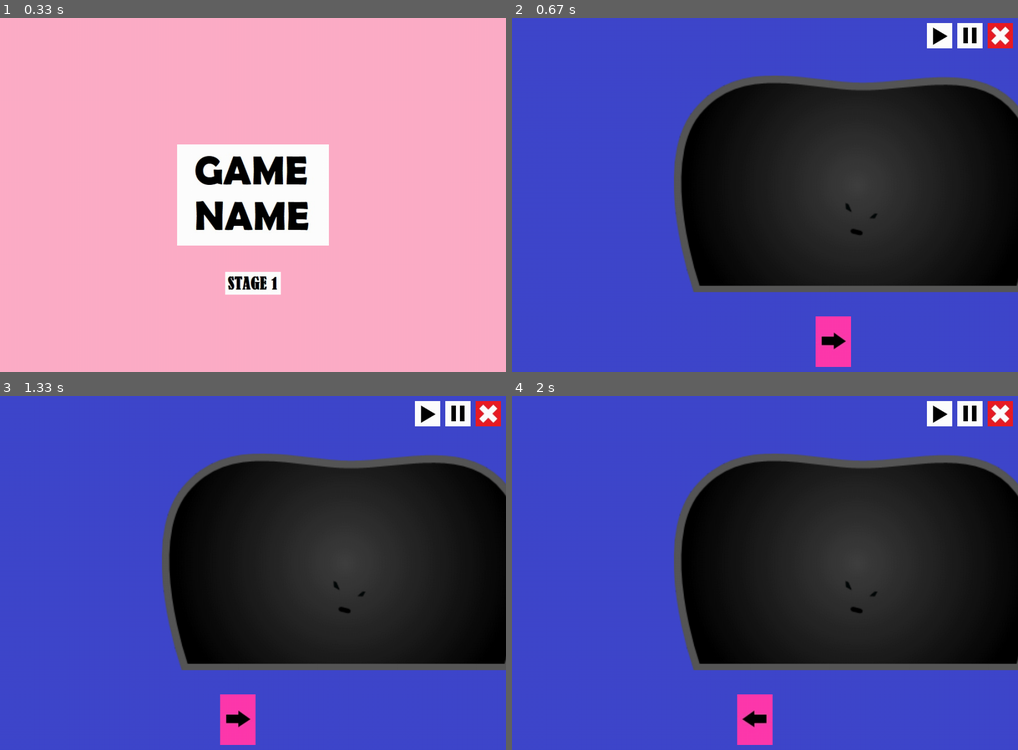
Above: before the commit, frames 1-4 (two rows, left to right).
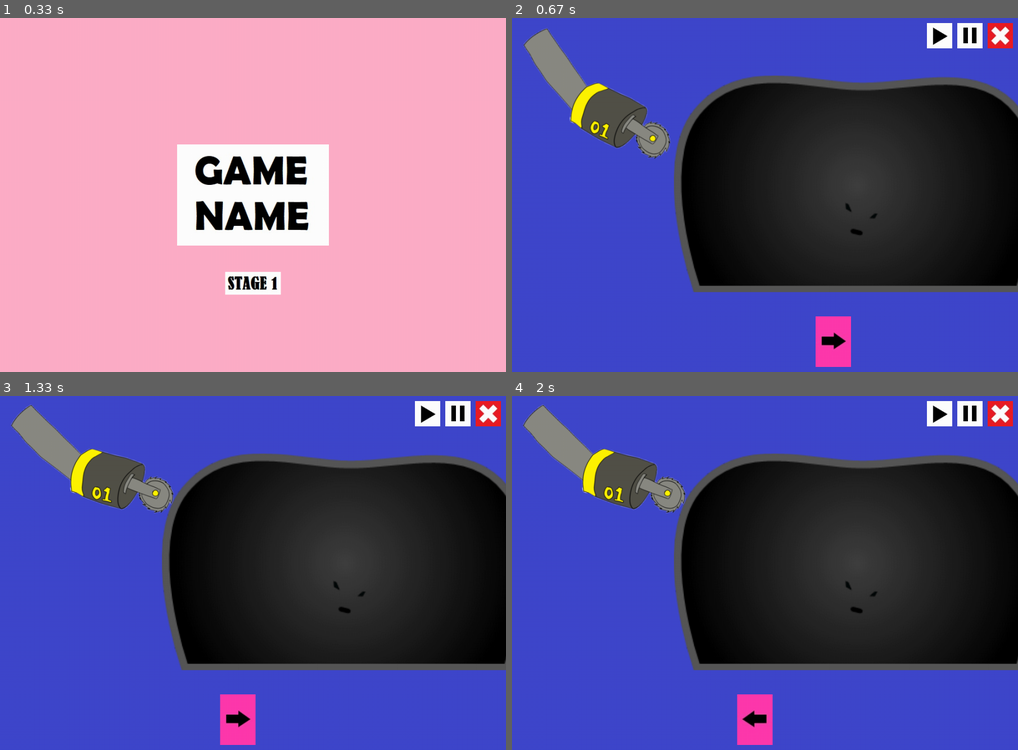
Above: after the commit, the same moments.

Repository: ss-hyun/Chilbo_pygame_pj
Game: pygame game, started from main.py
Same seed, same stepped clock (60 frames per second), same inputs: the game is played once before the commit and once after it.
Inputs (mouse positions are in pixels of both pictures, inside the frame that each line leads up to):
- Up to frame 1 (0.33 s): no input
- Up to frame 2 (0.67 s): click (765, 283) at 0.38 s
- Up to frame 3 (1.33 s): hold Right 0.67-1.13 s; hold Right from 1.17 s (still down)
- Up to frame 4 (2 s): release Right at 1.63 s; hold Left from 1.67 s (still down)

Frame 1 is identical in both runs. In frame 2, 3.6% of the frame differs, in the area x 2-32%, y 2-40%; in frame 3, 3.6%, in the area x 2-35%, y 2-34%; in frame 4, 3.6%.

Commit message:
Update image change form, for boss arm

Diff:
--- a/stage1.py
+++ b/stage1.py
@@ -33,10 +33,26 @@
 
 def boss_resize(ch):
     # image_boss = pygame.image.load("/image/exboss.svg")
-    l = len(ch.image)
-    for i in range(0, l):
-        # image
+    for i in range(0, ch.state_num):
+        # image resize
         ch.image[i] = pygame.transform.rotozoom(ch.image[i], 0, 2)
+        # size variable change
+
+def arm_move(ch, game):
+    ch.change_count += 1
+    if ch.change_count == ch.state_change_speed:
+        ch.change_count= 0
+        if ch.curr_state == 0: ch.change_direc = True
+        elif ch.curr_state == ch.state_num-1: ch.change_direc = False
+        ch.curr_state += 1 if ch.change_direc else -1
+
+def arm_trans(ch):
+    for i in range(0, ch.state_num):
+        ch.image[i] = pygame.transform.rotozoom(ch.image[i], 0, 0.5)
+
+def arm1_start(ch, game):
+    ch.pos = [ 0, 0 ]
+    ch.curr_state = 2
 
 def stage1(name, path, fps, speed):
     bg_image = pygame.image.load(path + "/image/stage1_background.jpg")
@@ -44,13 +60,14 @@
     # # name : character name
     # # relative path list : Characters have various states. Images of all possible conditions.
     # # function list : A function of all actions that can be done as a character, including initialization.
-    # #                 [move, positioning, attack] - if it doesn't exist -> None
+    # #                 [move, positioning, attack, image transform] - if it doesn't exist -> None
     # # group : There are user groups(0) and monster groups(1) in the game.
     ch_info_list = [ ("user", [ "/image/character_r.jpg", "/image/character_l.jpg" ], [ move_user, user_start, None, None ], 0),
-                     ("boss", [ "/image/exboss.svg" ], [ None, boss_start, None, boss_resize ], 1) ]
+                     ("boss", [ "/image/exboss.svg" ], [ None, boss_start, None, boss_resize ], 1),
+                     ("boss_arm1", [ "/image/saw2_+2.png", "/image/saw2_+1.png", "/image/saw2_0.png", "/image/saw2_-1.png", "/image/saw2_-2.png" ], [ arm_move, arm1_start, None, arm_trans ], 1) ]
     game = stage_template.Stage(name, 1, path, fps, speed, bg_image, ch_info_list)
 
     for c in game.ch_list:
-        c.resize()
+        c.img_transform()
 
     game.run()
--- a/stage_template.py
+++ b/stage_template.py
@@ -40,21 +40,26 @@
     def __init__(self, path, info):
         self.name = info[0]
         # image list : user - [ right image, left image ]
+        self.state_num = 0
         self.image = []
         for img_path in info[1]:
             self.image.append(pygame.image.load(path+img_path))
+            self.state_num += 1
         # image size list : user - [ right image size, left image size ]
         self.size = []
         for img in self.image:
             self.size.append(img.get_rect().size)
         # image init setting
         self.curr_state = 0
+        self.change_count = 0
+        self.state_change_speed = 20
+        self.change_direc = True # True : list index up, False : list index down
         # image position
         self.pos = [ 0, 0 ]
         self.move_action = info[2][0]
         self.positioning = info[2][1]
         self.attack = info[2][2]
-        self.size_control = info[2][3]
+        self.img_control = info[2][3]
         # group : 1 - monster, 0 - user
         self.group = info[3]
         # other store value
@@ -74,9 +79,9 @@
         if self.attack != None:
             self.attack(self, curr_stage)
 
-    def resize(self):
-        if self.size_control != None:
-            self.size_control(self)
+    def img_transform(self):
+        if self.img_control != None:
+            self.img_control(self)
 
 
 class Stage:
Binary file added: image/saw2_+1.png
Binary file added: image/saw2_+2.png
Binary file added: image/saw2_-1.png
Binary file added: image/saw2_-2.png
Binary file added: image/saw2_0.png
